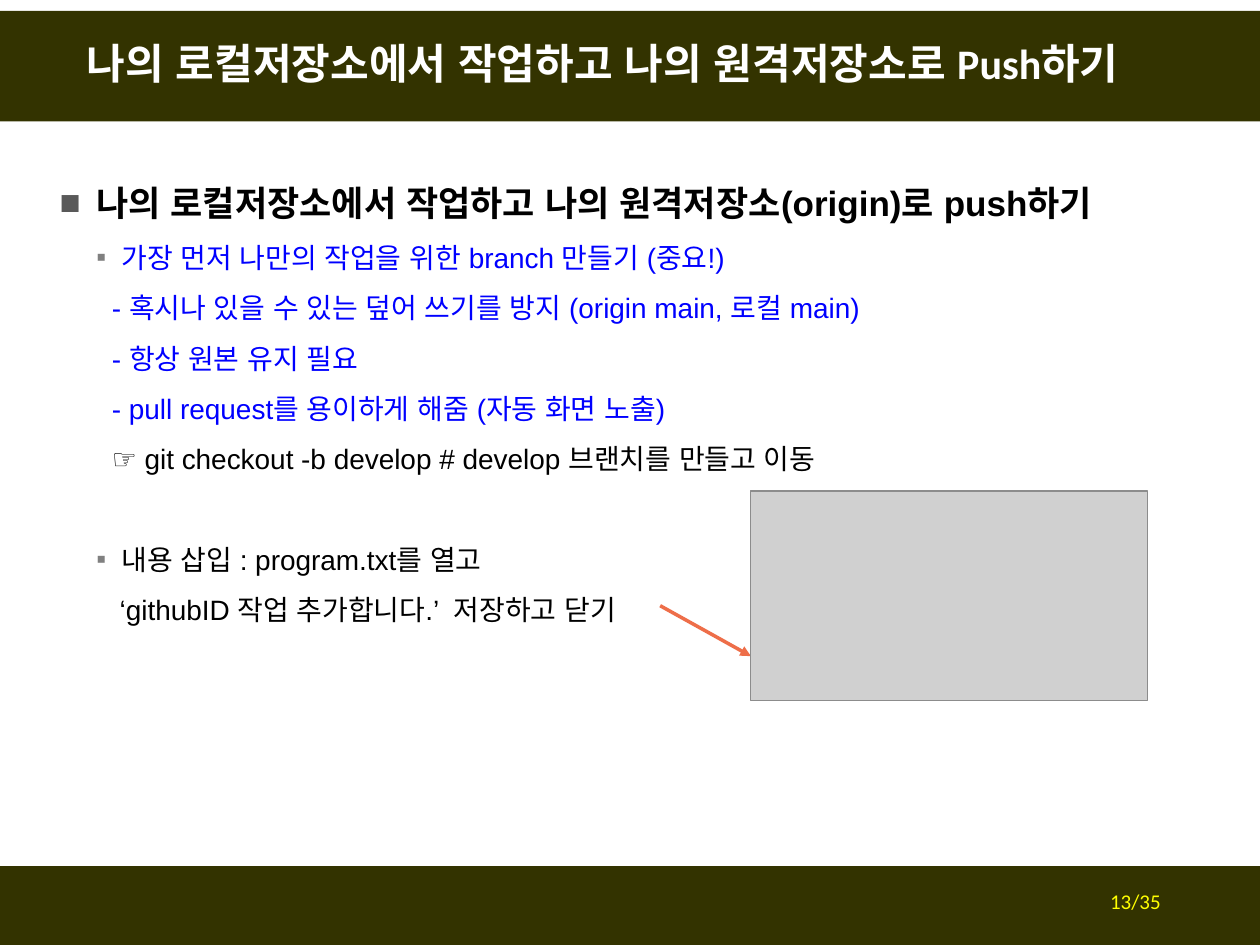
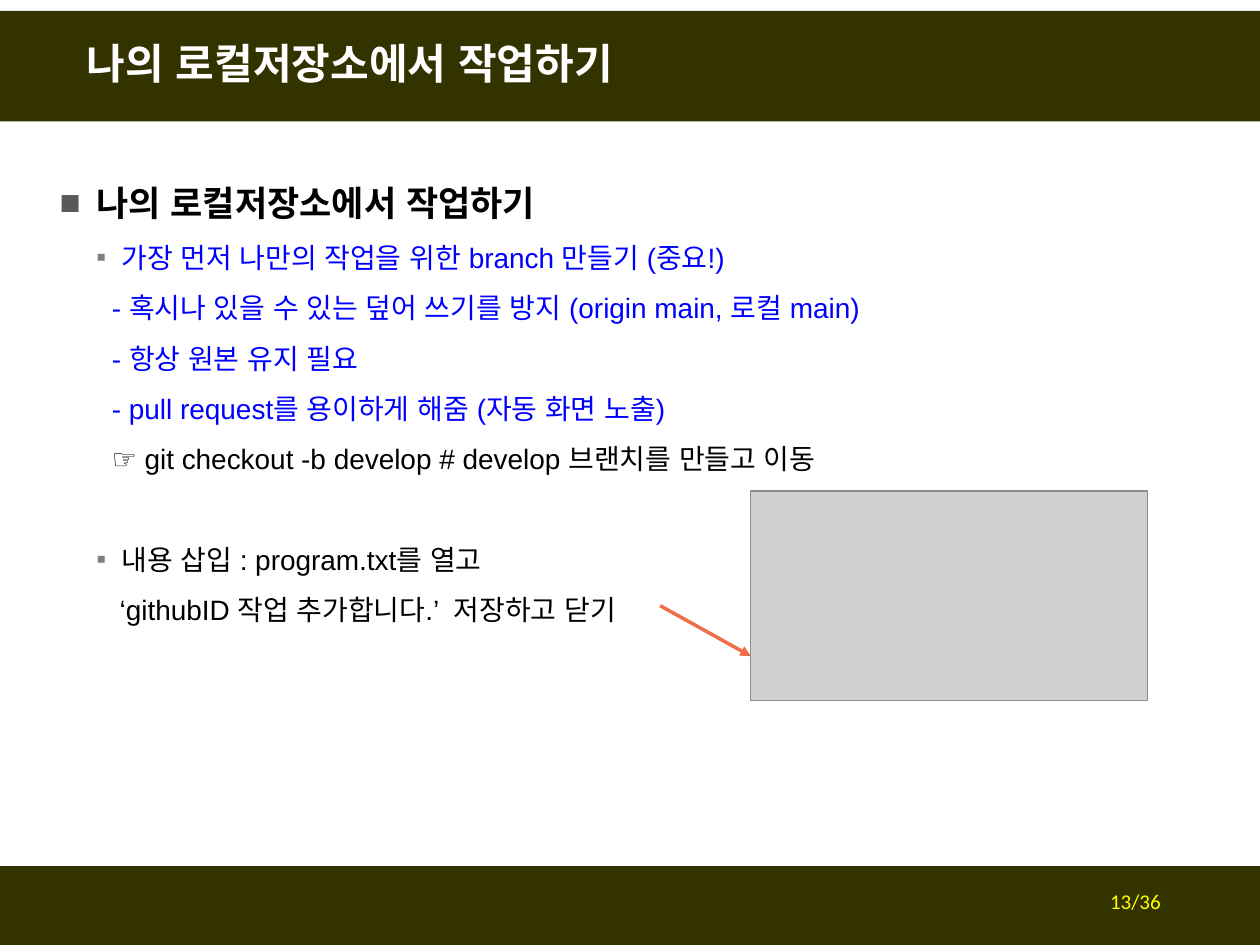
Before and after one commit to fasthill/github-lecture, a slide deck: slide 13 of git및github첫걸음3-forkclonePR.pptx. Drawn at 1260x945 pixels with LibreOffice and Linux fonts; fonts in the diff are those of the drawing; grey boxes stand for pictures. Boxes give left, top, right and bottom in pixels: in the first picture for what was removed or moved away, otherwise in the second. Text is boxed around its words. In the diff, an @@ line names an element or a change of style, - is before the commit and + after.

```diff
--- a/git및github첫걸음3-forkclonePR.pptx
+++ b/git및github첫걸음3-forkclonePR.pptx
@@ title at (87, 43, 613, 83): text changed @@
-나의 로컬저장소에서 작업하고 나의 원격저장소로 Push하기
+나의 로컬저장소에서 작업하기
@@ text at (96, 186, 535, 219): text changed @@
-■ 나의 로컬저장소에서 작업하고 나의 원격저장소(origin)로 push하기
+■ 나의 로컬저장소에서 작업하기
@@ page number at (1110, 894, 1161, 910): text changed @@
-13/35
+13/36
```
Also in this commit, not shown: 6 other slides changed, 1 slide added.
